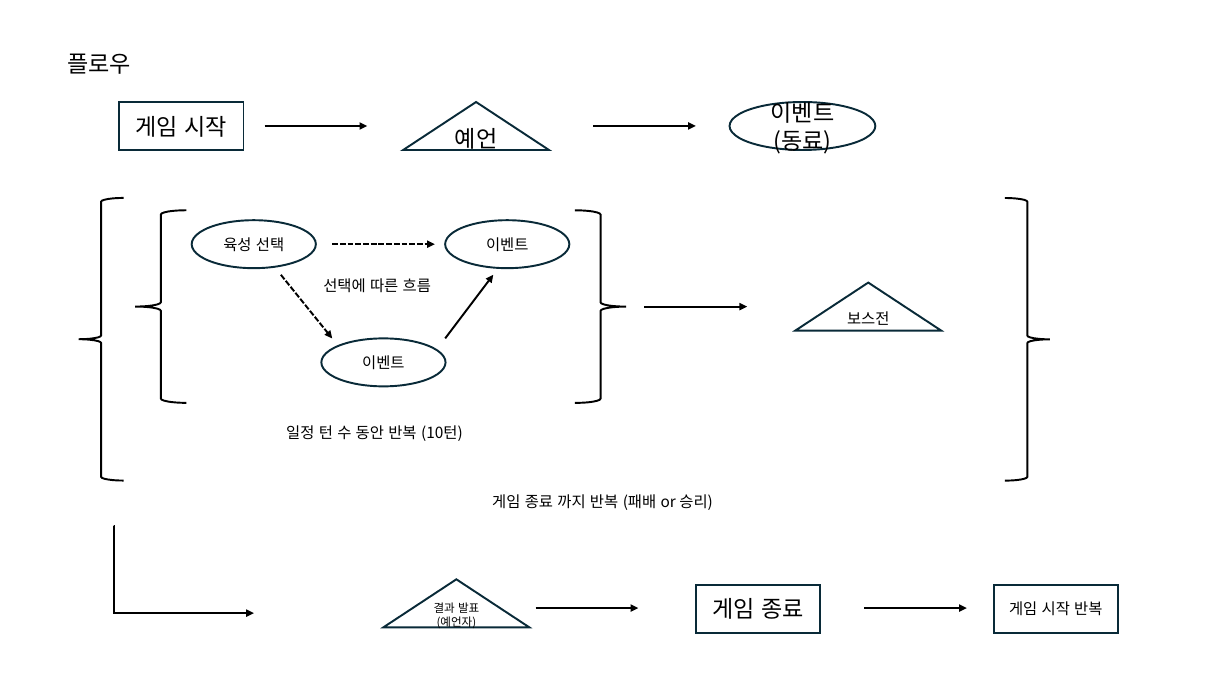
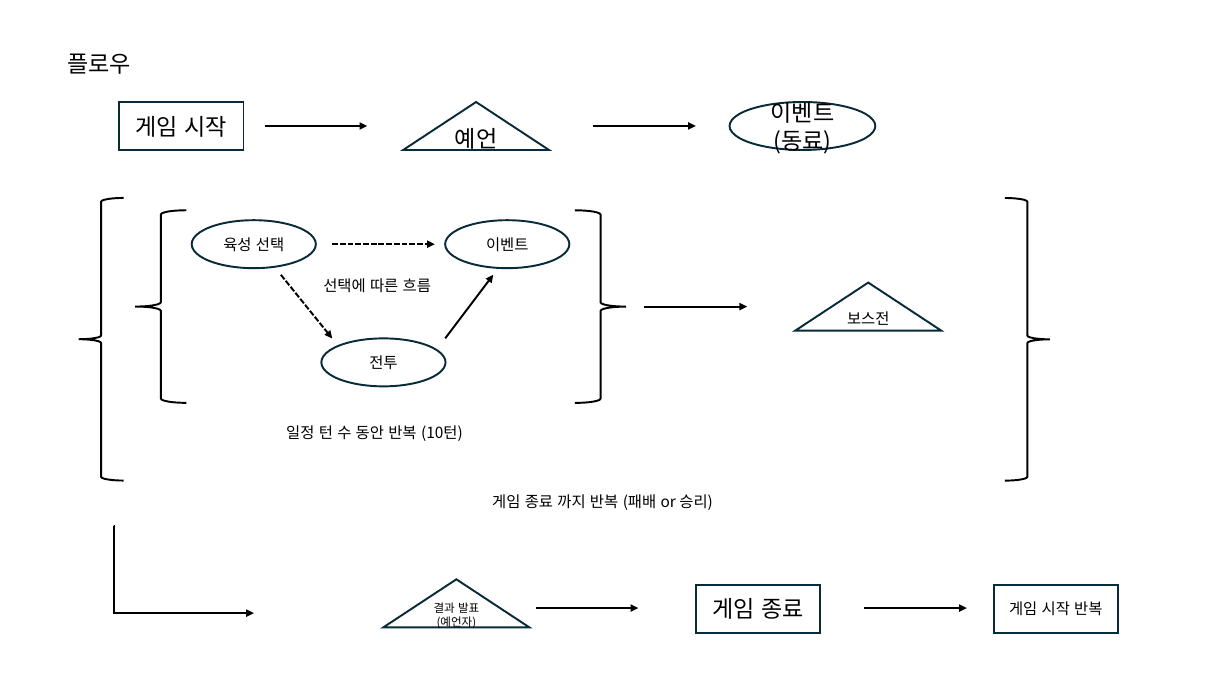
Before and after one commit to IdfKLeh/capstone, a slide deck: slide 2 of 플롯.pptx. Drawn at 1232x693 pixels with LibreOffice and Linux fonts; fonts in the diff are those of the drawing. Boxes give left, top, right and bottom in pixels: in the first picture for what was removed or moved away, otherwise in the second. Text is boxed around its words. In the diff, an @@ line names an element or a change of style, - is before the commit and + after.

```diff
--- a/플롯.pptx
+++ b/플롯.pptx
@@ text in ellipse at (369,355,397,370): text changed @@
-이벤트
+전투
```
Also in this commit, not shown: 18 other files.
